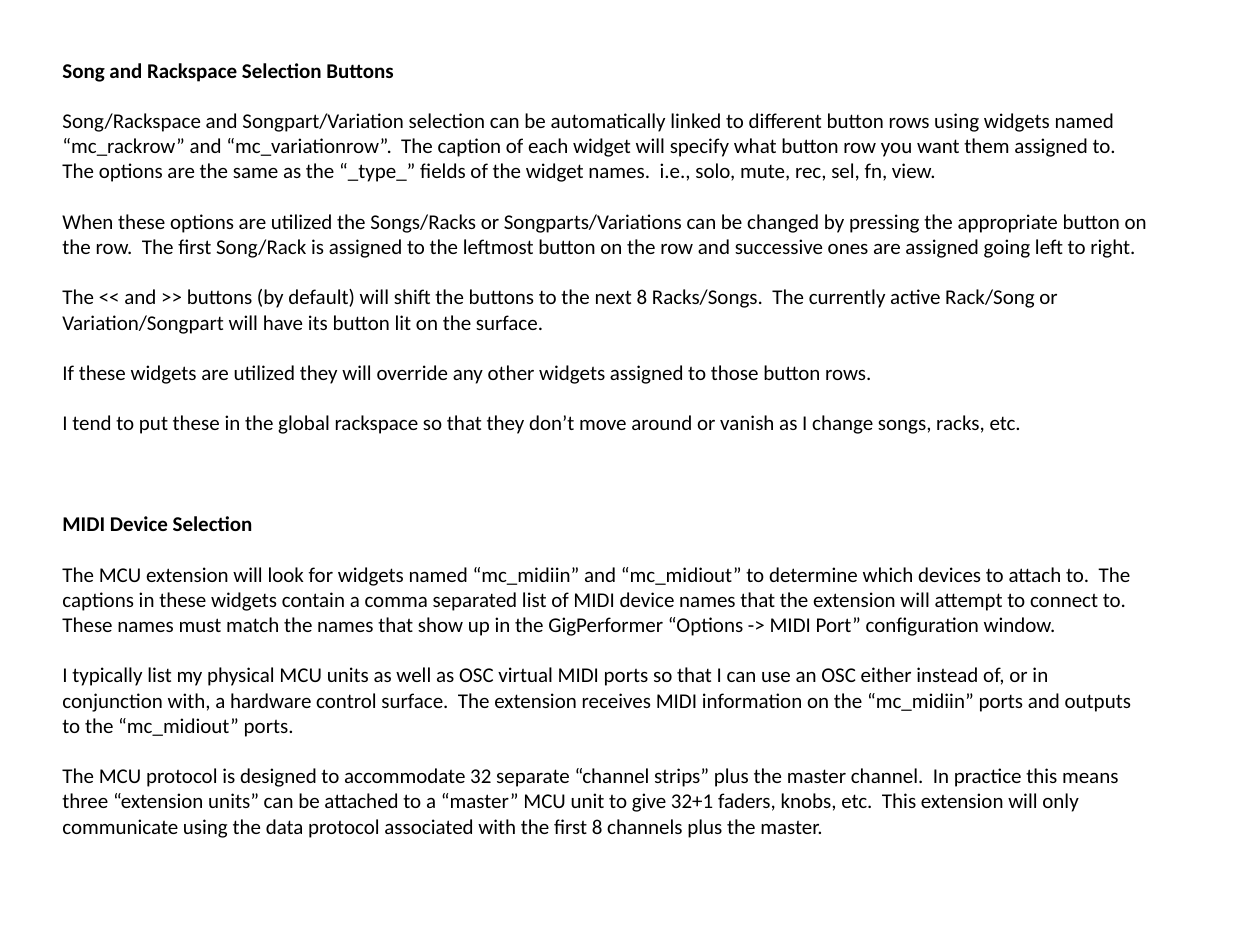
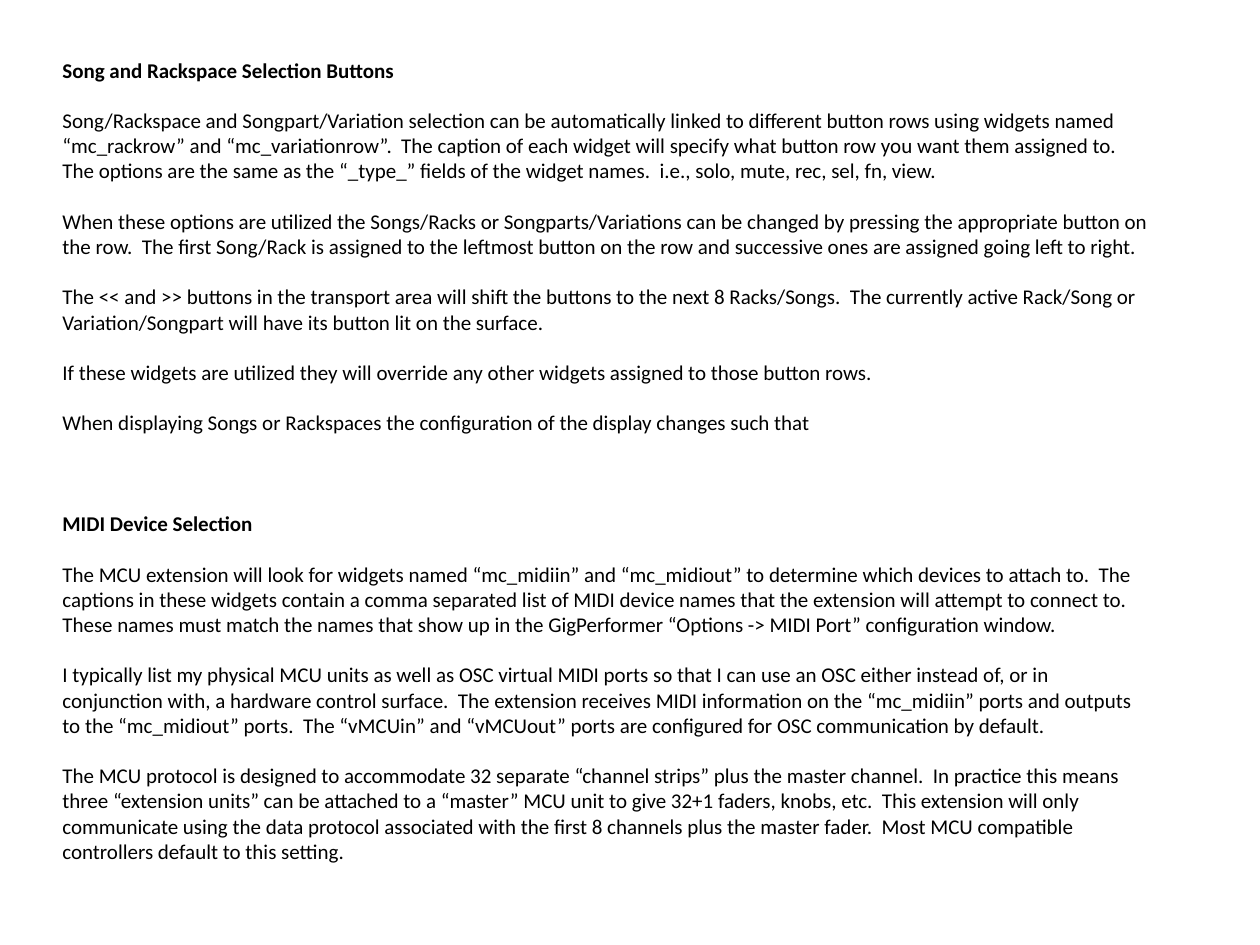
Before and after one commit to WidnerM/GP-MCU, a slide deck: slide 8 of MCU Extension.pptx. Drawn at 1260x945 pixels with LibreOffice and Linux fonts; fonts in the diff are those of the drawing. Boxes give left, top, right and bottom in pixels: in the first picture for what was removed or moved away, otherwise in the second. Text is boxed around its words. In the diff, an @@ line names an element or a change of style, - is before the commit and + after.

```diff
--- a/MCU Extension.pptx
+++ b/MCU Extension.pptx
@@ text at (62,289,1135,334): text changed @@
-The << and >> buttons (by default) will shift the buttons to the next 8 Racks/Songs. The currently active Rack/Song or Variation/Songpart will have its button lit on the surface.
+The << and >> buttons in the transport area will shift the buttons to the next 8 Racks/Songs. The currently active Rack/Song or Variation/Songpart will have its button lit on the surface.
@@ text at (62,415,809,434): text changed @@
-I tend to put these in the global rackspace so that they don’t move around or vanish as I change songs, racks, etc.
+When displaying Songs or Rackspaces the configuration of the display changes such that
@@ text at (62,667,1131,863): text changed @@
-I typically list my physical MCU units as well as OSC virtual MIDI ports so that I can use an OSC either instead of, or in conjunction with, a hardware control surface. The extension receives MIDI information on the “mc_midiin” ports and outputs to the “mc_midiout” ports.
-The MCU protocol is designed to accommodate 32 separate “channel strips” plus the master channel. In practice this means three “extension units” can be attached to a “master” MCU unit to give 32+1 faders, knobs, etc. This extension will only communicate using the data protocol associated with the first 8 channels plus the master.
+I typically list my physical MCU units as well as OSC virtual MIDI ports so that I can use an OSC either instead of, or in conjunction with, a hardware control surface. The extension receives MIDI information on the “mc_midiin” ports and outputs to the “mc_midiout” ports. The “vMCUin” and “vMCUout” ports are configured for OSC communication by default.
+The MCU protocol is designed to accommodate 32 separate “channel strips” plus the master channel. In practice this means three “extension units” can be attached to a “master” MCU unit to give 32+1 faders, knobs, etc. This extension will only communicate using the data protocol associated with the first 8 channels plus the master fader. Most MCU compatible controllers default to this setting.
```
Also in this commit, not shown: 7 other slides changed, 1 slide added, 9 other files.
